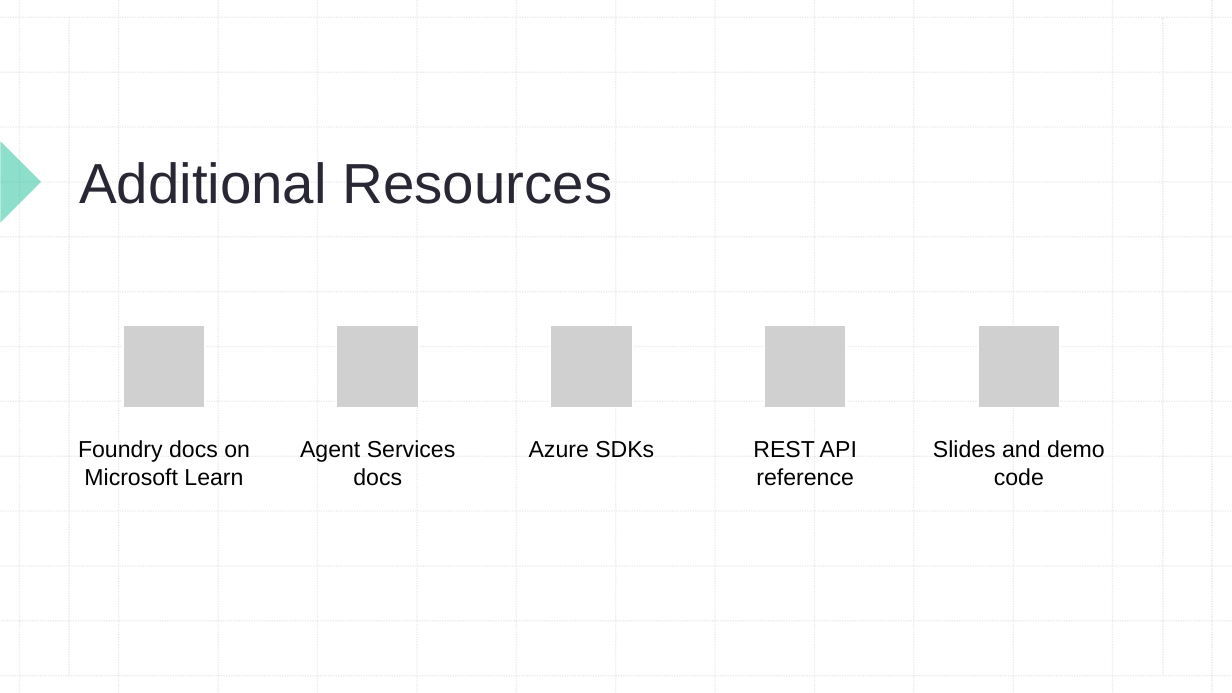
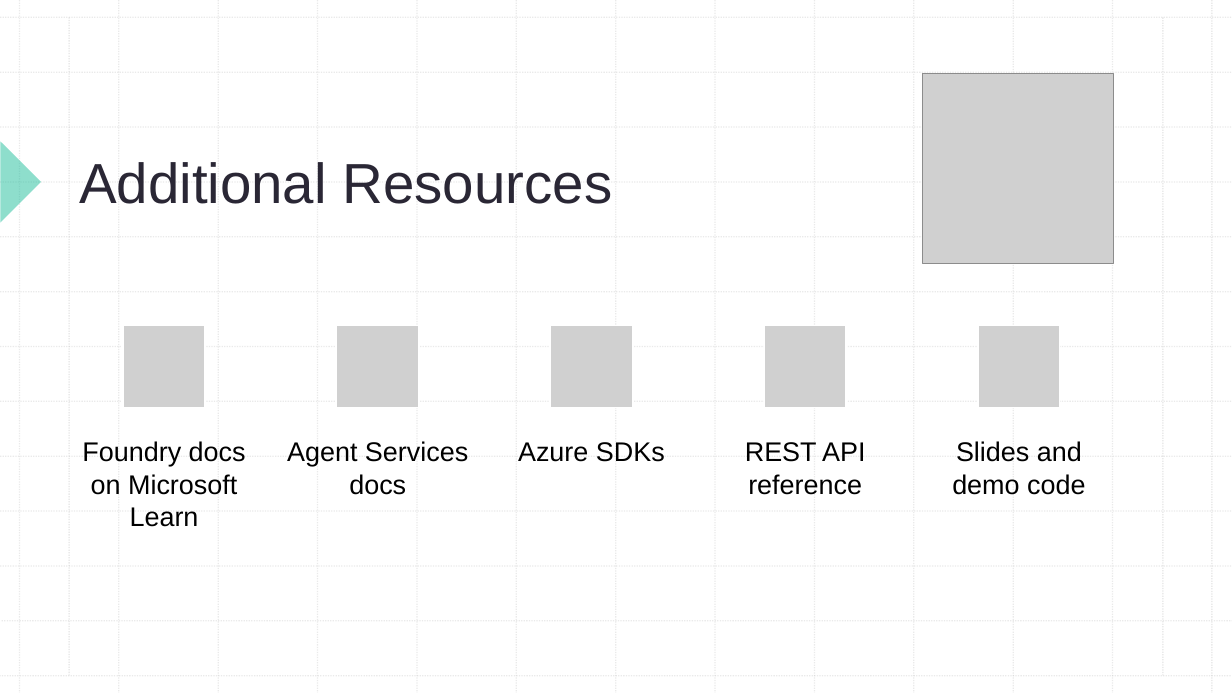
Before and after one commit to alvinashcraft/speaking, a slide deck: slide 14 of 2026/0825_NetDaySwitzerland/FoundryAgents-DotNetDay2026.pptx. Drawn at 1232x693 pixels with LibreOffice and Linux fonts; fonts in the diff are those of the drawing; grey boxes stand for pictures. Boxes give left, top, right and bottom in pixels: in the first picture for what was removed or moved away, otherwise in the second. Text is boxed around its words. In the diff, an @@ line names an element or a change of style, - is before the commit and + after.

Commit message:
Tweak foundry agents slide deck

```diff
--- a/2026/0825_NetDaySwitzerland/FoundryAgents-DotNetDay2026.pptx
+++ b/2026/0825_NetDaySwitzerland/FoundryAgents-DotNetDay2026.pptx
@@ picture added at [923,73,1114,263] @@
@@ size 18 to 21 pt; more space between paragraphs in 5 elements at [82,441,246,527], [287,441,468,495], [518,442,665,462], [745,442,865,495], [952,441,1085,495] @@
```
Also in this commit, not shown: 8 other slides changed.
